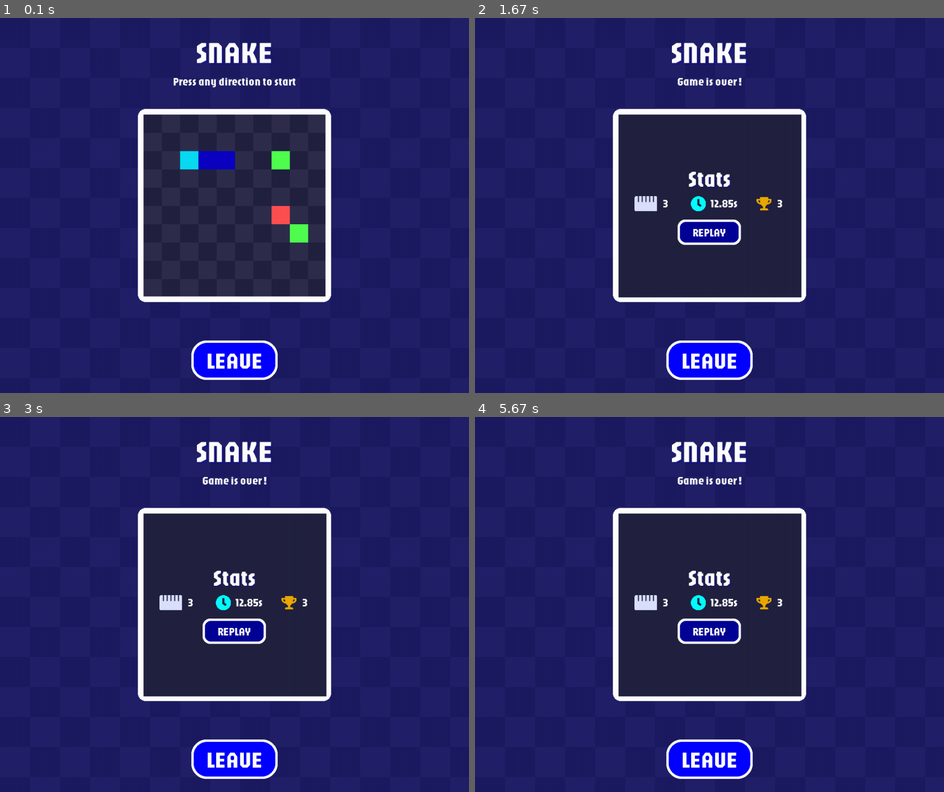
Above: before the commit, frames 1-4 (two rows, left to right).
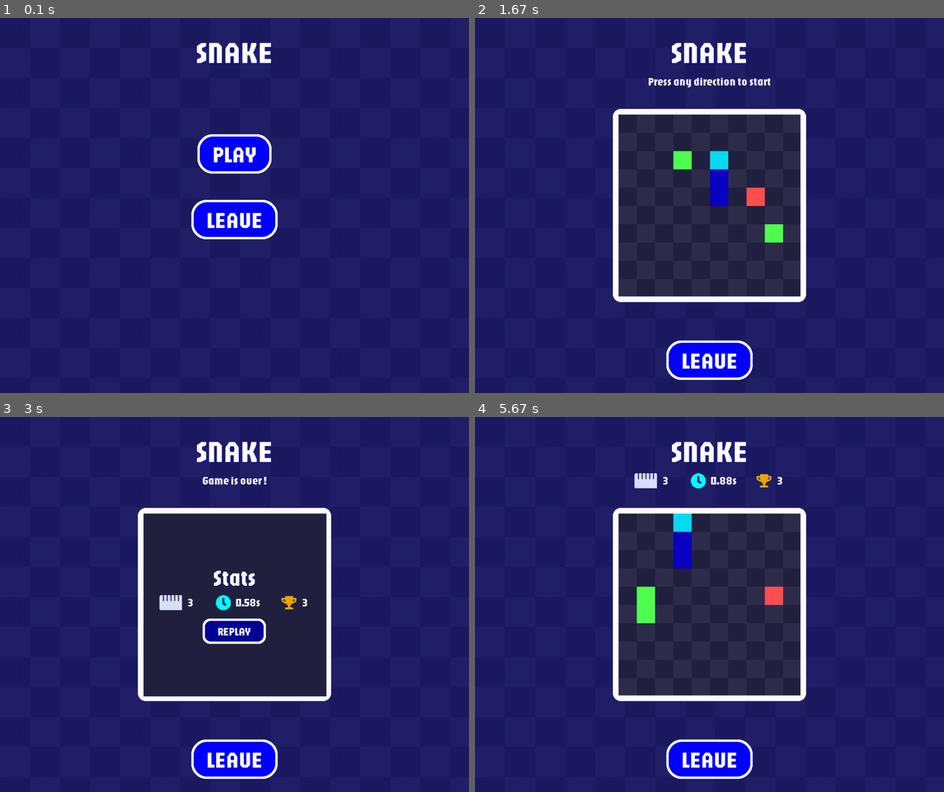
Above: after the commit, the same moments.

Repository: DevJ2K/snakeAI
Game: pygame game, started from srcs/Window.py
The game is run twice, just before and just after one commit, with the same random seed, the same clock (stepped at 60 frames per second) and the same inputs.
Inputs (mouse positions are in pixels of both pictures, inside the frame that each line leads up to):
- Up to frame 1 (0.1 s): no input
- Up to frame 2 (1.67 s): click (709, 153) at 0.38 s, where only the run after the commit has a clickable "PLAY"; hold Right 0.67-1.13 s; click "REPLAY" at 1.55 s
- Up to frame 3 (3 s): hold Right 1.83-2.3 s; hold Left 2.33-2.87 s
- Up to frame 4 (5.67 s): click (779, 473) at 3.28 s; click "REPLAY" at 4.48 s; hold Left 4.77-5.17 s; hold Up 5.2-5.57 s; hold Right from 5.6 s (still down)

The runs differ from the first frame. In frame 1, 20% of the frame differs, in the area x 29-71%, y 15-97%; in frame 2, 3.3%; in frame 3, less than 0.1%; in frame 4, 3.5%.

Commit message:
🏆 : Game is working and playable !

Diff:
--- a/srcs/Snake.py
+++ b/srcs/Snake.py
@@ -2,7 +2,7 @@
 from utils.snake_utils import is_enough_space_around
 import utils.Colors as Colors
 import random
-
+import time
 
 class SnakeError(Exception):
     pass
@@ -59,6 +59,7 @@
 
         self.is_running = False
         self.game_over = False
+        self.timer = None
 
         self.board: list[list[str]] = self.__create_board()
         self.snake: list[SnakeNode] = []
@@ -257,6 +258,18 @@
                 display_str += "\n"
         print(display_str)
 
+    def start_timer(self):
+        self.timer = time.time()
+
+    def end_timer(self):
+        self.timer = time.time() - self.timer
+        pass
+
+    def get_timer(self):
+        if self.is_running:
+            return time.time() - self.timer
+        return self.timer
+
 
 if __name__ == "__main__":
     # from pprint import pprint
--- a/srcs/Window.py
+++ b/srcs/Window.py
@@ -36,7 +36,7 @@
         self.last_tick = 0
         self.theme = theme.get()
 
-        self.menu = "GAME_INTERFACE"
+        self.menu = "MAIN"
 
         self.snake = Snake(size=10, snake_length=3)
 
@@ -56,6 +56,10 @@
             self.GAME_interface()
         else:
             pass
+
+    def start_new_snake(self):
+        self.switch_menu("GAME_INTERFACE")
+        self.snake = Snake()
 
     def handle_gameloop(self):
         tick = (self.tick * self.speed) % self.FPS
@@ -75,6 +79,7 @@
         if self.snake.is_running == True:
             self.snake.game_over = True
             self.snake.is_running = False
+            self.snake.end_timer()
 
     def handle_gamekey(self, key):
         # print("HEE1")
@@ -83,6 +88,7 @@
         if self.snake.is_running == False:
             if key in [pygame.K_UP, pygame.K_DOWN, pygame.K_LEFT, pygame.K_RIGHT]:
                 self.snake.is_running = True
+                self.snake.start_timer()
         if key == pygame.K_UP:
             self.next_direction = self.snake.UP
         if key == pygame.K_DOWN:
@@ -364,8 +370,8 @@
             y=self.SCREEN_HEIGHT / 2 - 140,
             bg_default=self.theme['btn'],
             bg_hover=self.theme['btn-hover'],
-            func=self.switch_menu,
-            func_params="GAME_INTERFACE"
+            func=self.start_new_snake,
+            func_params=None
         )
 
         self.add_button(
@@ -478,7 +484,7 @@
         self.add_text(str(self.snake.snake_length), x=x_center - 100, y=y)
 
         self.add_image("timer.png", x=x_center - 40, y=y, width=32, height=32)
-        self.add_text(f"{12.8546:.2f}s", x=x_center + 2, y=y)
+        self.add_text(f"{self.snake.get_timer():.2f}s", x=x_center + 2, y=y)
         # self.add_text(str(self.snake.green_apple_eat), x=x_center - 50, y=y)
 
         self.add_image("trophy.png", x=x_center + 100, y=y, width=32, height=32)
@@ -516,8 +522,8 @@
                 bg_default=self.theme['btn'],
                 bg_hover=self.theme['btn-hover'],
                 border_radius=16,
-                func=print,
-                func_params="RESTART"
+                func=self.start_new_snake,
+                func_params=None
             )
         else:
             self.display_game_info(y=120)
